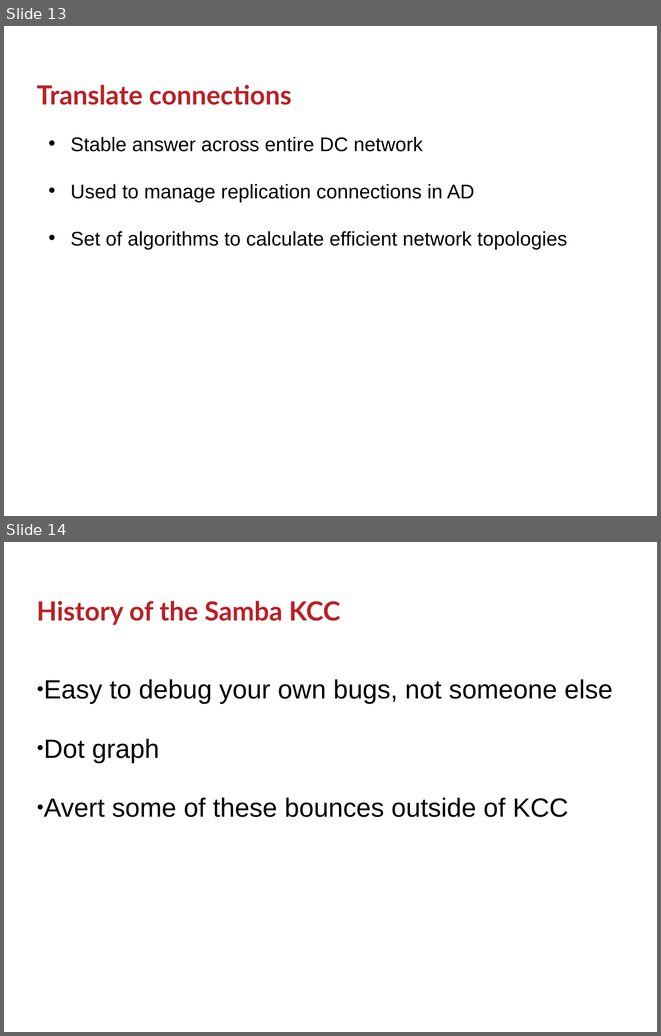
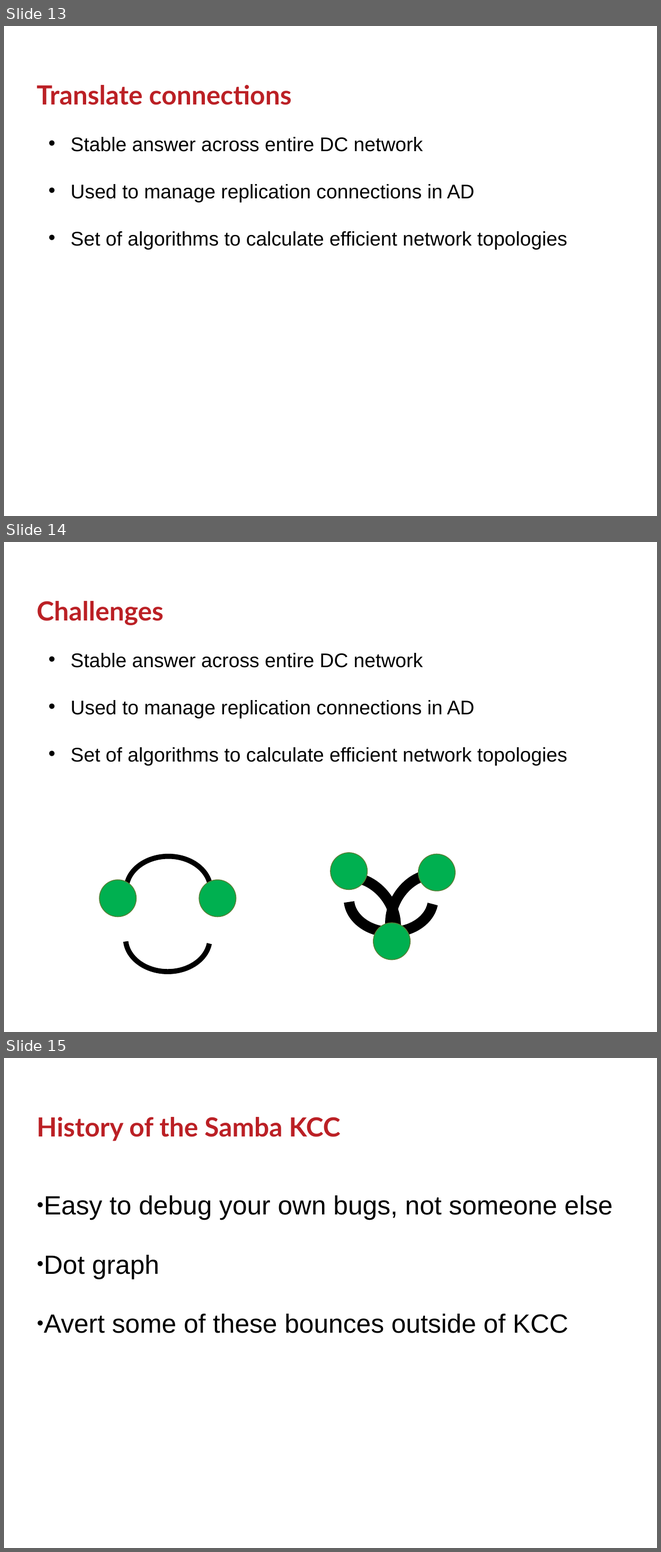
Before and after one commit to GSam/Slides, a slide deck: Samba KCC.pptx. Shown one above the other, each under a label of ours: slides 13 and 14 before the commit, slides 13, 14 and 15 after it. The pictures are 661x1036 and 661x1552 pixels, drawn with LibreOffice and Linux fonts; fonts in the diff are those of the drawing; background and template pictures are left out. Boxes give left, top, right and bottom in pixels: in the first picture for what was removed or moved away, otherwise in the second. Text is boxed around its words. In the diff, an @@ line names an element or a change of style, - is before the commit and + after.

```diff
--- a/Samba KCC.pptx
+++ b/Samba KCC.pptx
@@ slide 14 added at [4,542,657,1032], background #FFFFFF @@
@@ title added at [37,601,164,625], 32 pt, text #BB2025, bold @@
+Challenges
@@ text added at [71,653,567,765], 24 pt, text #000000 @@
+• Stable answer across entire DC network
+• Used to manage replication connections in AD
+• Set of algorithms to calculate efficient network topologies
@@ arc (boxed as its full ellipse) added at [307,863,411,970], outline #000000 12.75 pt @@
@@ arc (boxed as its full ellipse) added at [377,862,475,968], outline #000000 12.75 pt @@
@@ group added at [99,856,236,972]: 2 arc (boxed as its full ellipse)s, 2 ellipses @@
@@ group added at [330,853,456,960]: 3 ellipses, 1 arc (boxed as its full ellipse) @@
@@ what was slide 14 is now slide 15 @@
```
Also in this commit, not shown: 1 other file.
